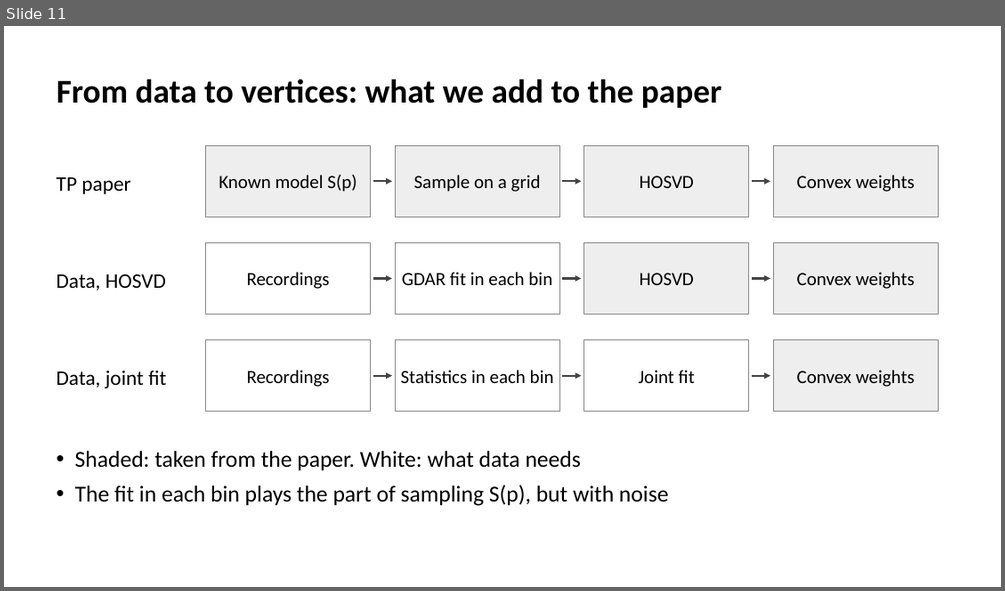
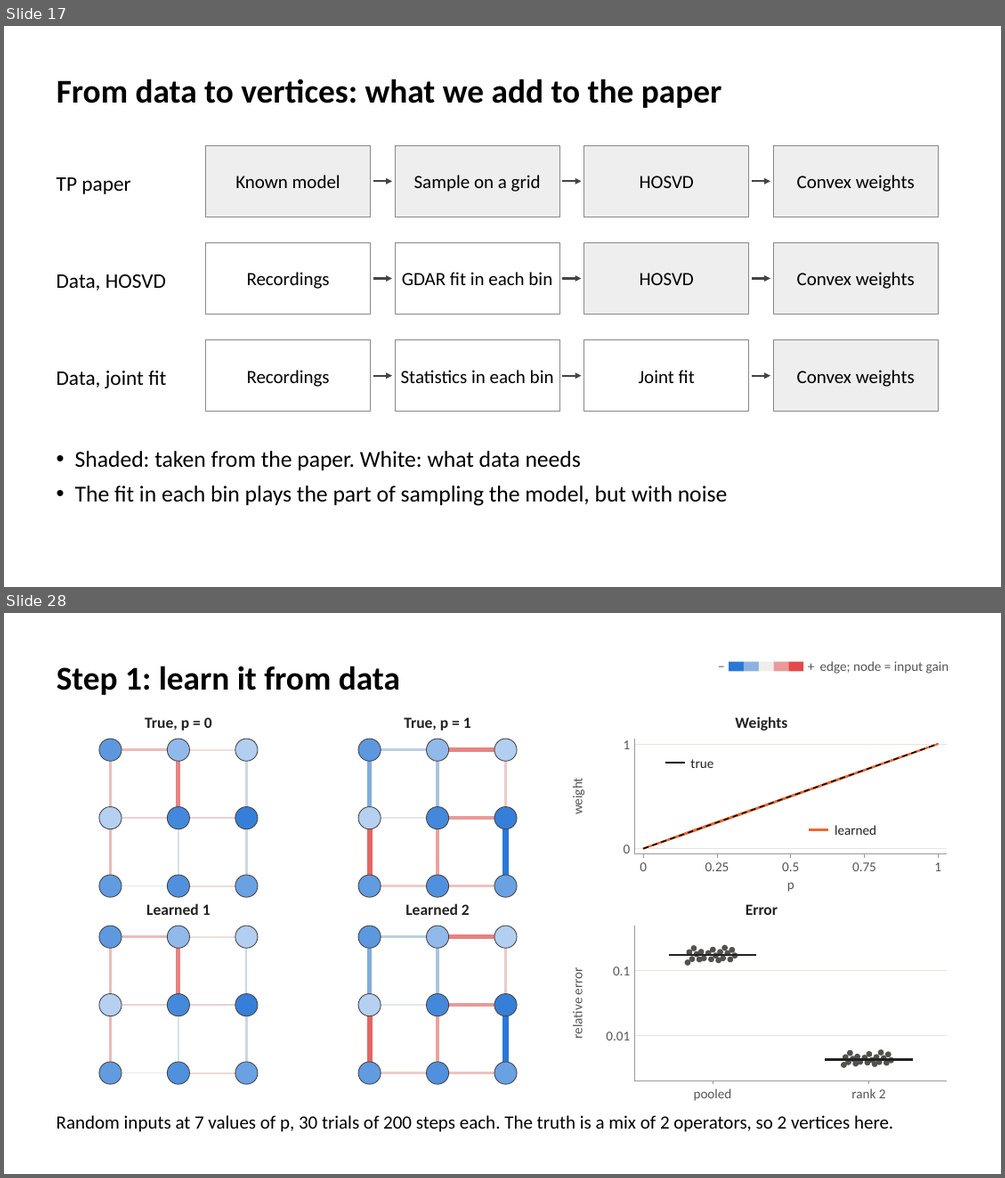
Before and after one commit to smartadi/tpgdar, a slide deck: TP-GDAR_IOS_Reach.pptx. Shown one above the other, each under a label of ours: slide 11 before the commit, slides 17 and 28 after it; the slides between them are not shown. The pictures are 1005x591 and 1005x1178 pixels, drawn with LibreOffice and Linux fonts; fonts in the diff are those of the drawing. Boxes give left, top, right and bottom in pixels: in the first picture for what was removed or moved away, otherwise in the second. Text is boxed around its words. In the diff, an @@ line names an element or a change of style, - is before the commit and + after.

```diff
--- a/TP-GDAR_IOS_Reach.pptx
+++ b/TP-GDAR_IOS_Reach.pptx
@@ slide 28 added at (4, 613, 1001, 1174), background #FFFFFF @@
@@ title added at (57, 666, 400, 695), 32 pt, text #000000, bold @@
+Step 1: learn it from data
@@ group added at (713, 657, 949, 675): 5 rectangles, 3 texts @@
+−
++
+edge; node = input gain
@@ group added at (569, 716, 947, 892): 14 freeform shapes, 12 texts, 11 lines @@
+Weights
+0
+1
+0
+0.25
+0.5
+0.75
+1
+p
+weight
+true
+learned
@@ group added at (99, 717, 258, 897): 12 lines, 9 ellipses, 1 text @@
+True, p = 0
@@ group added at (358, 717, 517, 897): 12 lines, 9 ellipses, 1 text @@
+True, p = 1
@@ group added at (99, 903, 258, 1084): 12 lines, 9 ellipses, 1 text @@
+Learned 1
@@ group added at (358, 903, 517, 1084): 12 lines, 9 ellipses, 1 text @@
+Learned 2
@@ group added at (569, 904, 947, 1101): 40 ellipses, 8 lines, 6 texts @@
+Error
+0.01
+0.1
+pooled
+rank 2
+relative error
@@ text added at (57, 1115, 893, 1132), 18 pt, text #000000 @@
+Random inputs at 7 values of p, 30 trials of 200 steps each. The truth is a mix of 2 operators, so 2 vertices here.
@@ what was slide 11 is now slide 17 @@
@@ slide 17 changed as well @@
@@ text in rectangle at (235, 175, 340, 188): text changed @@
-Known model S(p)
+Known model
@@ text at (75, 485, 728, 506): text changed @@
-• The fit in each bin plays the part of sampling S(p), but with noise
+• The fit in each bin plays the part of sampling the model, but with noise
```
Also in this commit, not shown: 12 other slides changed, 16 other slides added, 7 slides removed, 6 other files.
